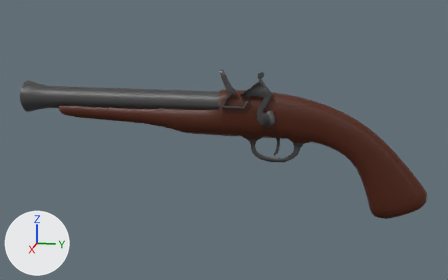
The Blender file BlendFiles/Weapons.blend, before and after one commit.
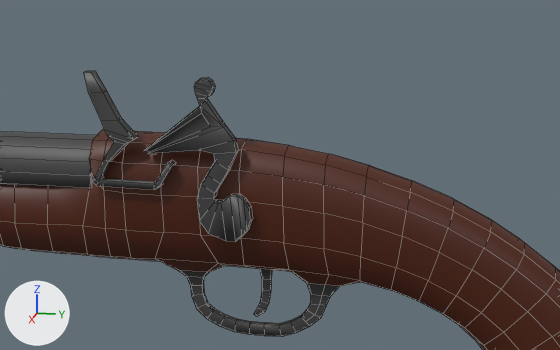
There are two pictures of each version: one whole from a 50 mm camera at (1.029, 0.214, 0.262) aimed at (0.0, 0.008, 0.005), one close up from a 50 mm camera at (0.427, 0.196, 0.177) aimed at (0.02, 0.115, 0.076). The lights are fixed; the arrows at lower left show +X, +Y and +Z. The close-ups show mesh edges as thin lines.

The first close-up shows 'weapon_flintlock'.
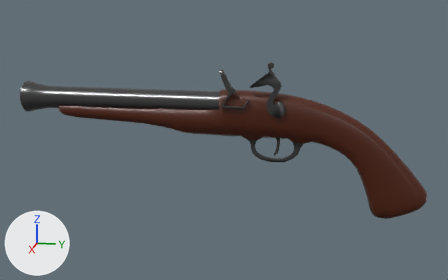
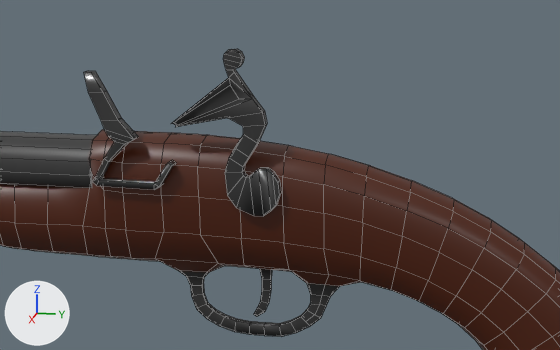
Scene script edits in JSON lines:
```json
{"block": "me_cylinder_002", "where": "# used by ob_weapon_flintlock; location = (0.0, -0.1784, 0.0699); rotation_euler = (1.571, 0.0, 0.0), in degrees (90, 0, 0); scale = (0.0201, 0.0201, 0.181)"}
{"op": "remove", "block": "me_cylinder_002", "code": "me_cylinder_002.from_pydata(...)  # 835 vertices, 829 faces; spans x -1.43..1.43, y -9.36..3.02, z -2.94..1.0"}
{"op": "add", "block": "me_cylinder_002", "code": "me_cylinder_002.from_pydata(...)  # 835 vertices, 829 faces; spans x -1.43..1.43, y -9.36..3.7, z -2.94..1.0"}
{"block": "me_cylinder_002", "change": "me_cylinder_002 part 1: 90 of the vertices in x 1.02..1.3, y -1.59..2.92, z -1.53..-1.2 are moved by (0.0, 0.78, -0.09)"}
{"block": "me_cylinder_002", "change": "me_cylinder_002 part 2: all 2 vertices in x 1.02..1.3, y 0.96, z -1.37 are moved by (0.0, 0.92, -0.09)"}
```

Changed parts and their boxes (x1, y1, x2, y2) in the close-ups (560 x 350 px; the box of a moved part takes in the faces that stretch with it):
```json
{"object": "weapon_flintlock", "change": "reshaped", "before": [0, 71, 560, 350], "after": [0, 49, 560, 350]}
{"part": 1, "of": "me_cylinder_002", "change": "moved or reshaped", "before": [144, 77, 252, 242], "after": [171, 49, 281, 216]}
{"part": 2, "of": "me_cylinder_002", "change": "moved or reshaped", "before": [149, 128, 236, 154], "after": [177, 100, 265, 127]}
```
